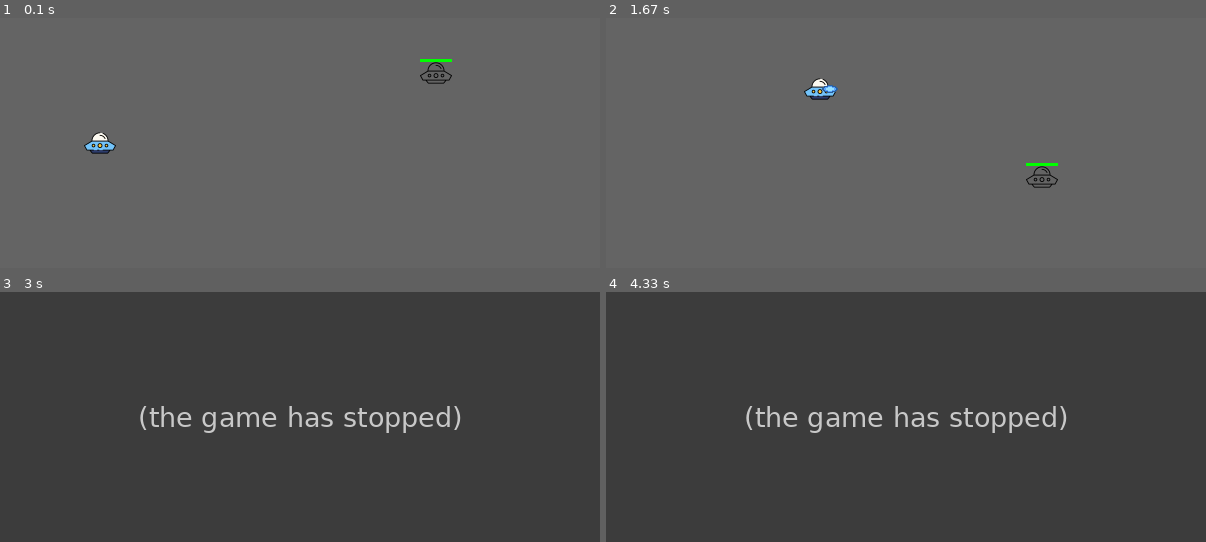
Above: before the commit, frames 1-4 (two rows, left to right).
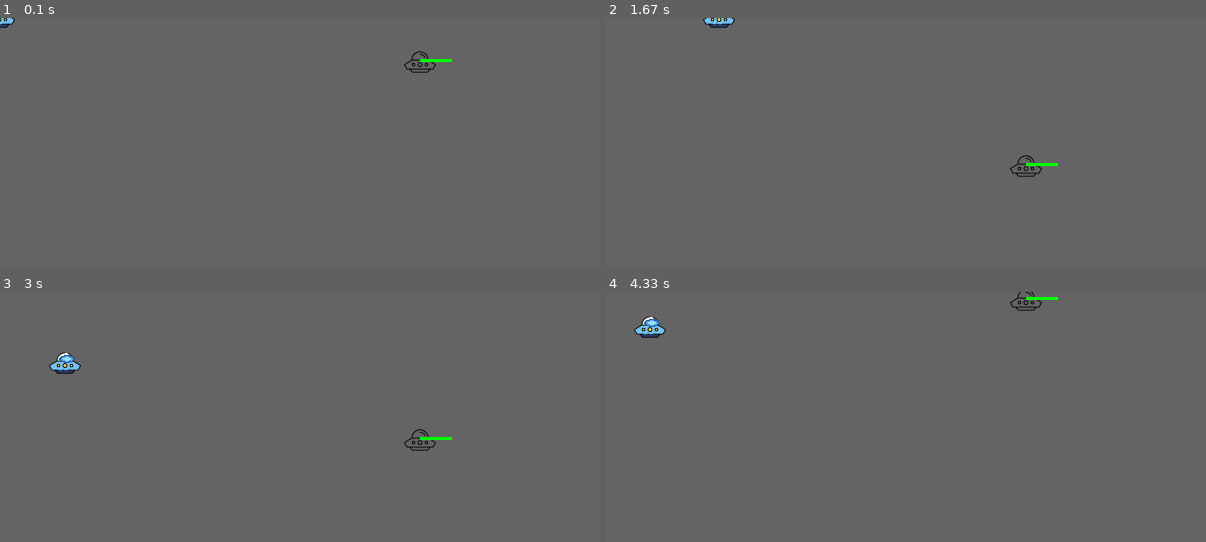
Above: after the commit, the same moments.

Repository: Harrison117/sample_pygame
Game: pygame game, started from main.py
Same seed, same stepped clock (60 frames per second), same inputs: the game is played once before the commit and once after it.
Inputs:
- Up to frame 1 (0.1 s): no input
- Up to frame 2 (1.67 s): tap Space at 0.33 s; hold Right 0.67-1.13 s; hold Up 1.17-1.47 s; hold Right from 1.5 s (still down); tap  at 1.65 s
- Up to frame 3 (3 s): release Right at 1.97 s; hold Left 2-2.53 s; hold 0 2.57-2.87 s; hold Down 2.57-2.87 s; hold Down from 2.9 s (still down)
- Up to frame 4 (4.33 s): tap  at 3.05, 4.22 s; release Down at 3.2 s; hold Left 3.23-3.63 s; hold Up 3.67-4.03 s; hold Right from 4.07 s (still down)

The runs differ from the first frame. In frame 1, 0.7% of the frame differs, in the area x 0-76%, y 0-55%; in frame 2, 0.8%; in frame 3, 100%; in frame 4, 100%, in the area x 0-100%, y 0-100%.
Error before the commit: NameError: name 'test_bar' is not defined (main.py line 23); the game stopped at 2.57 s (later frames are placeholders)

Commit message:
testing; applying SOLID principles

Diff:
--- /dev/null
+++ b/features.txt
@@ -0,0 +1,89 @@
+Project starwish features:
+
+shooter
+
+- themed levels
+    > space/sky (basic mech enemy)
+    > enemy base (basic to elite mech enemy)
+    > vegetation/nature (basic unknown/nature enemy)
+    > ruins (basic to elite various enemy)
+    > ocean/gravity well (basic unknown/nature/mech enemy with environment hazard ie. speed)
+    > desert (basic to elite various enemy with environment hazard ie. HP)
+    > sacred ground/stronghold (intermediate to elite enemy with environment hazard ie. HP, shield)
+
+- level type
+    > side-scrolling
+    > open world level
+
+- ship overload!!!
+
+- ship stats
+    > RPG-style player stats, chance-based crit/graze/miss, entity evasion
+    > ATK affects bullet dmg
+    > DEF affects Ship res, and hp/sp strength
+    > AGI affects atk spd and mov spd
+    > LUCK affects crit chance
+
+- maths...
+    > dmg = bullet dmg * base atk multiplier + ((crit?) * bullet_dmg)
+    > dmg reduction = dmg * resistance(bullet.type)
+    > atk spd = base atk spd * base agi multiplier
+    > mov spd = base mov spd * base agi multiplier * acceleration
+
+- multiple health bars
+    > boss phases
+    > elite Ship shield
+
+- shield on enemy Ships
+
+- modern HUD
+    > ship HP/SP bar
+    > boss HP/SP bar
+    > Weapon tab
+    > attack rate bar
+
+- ship types
+    > common
+    > elite
+    > boss
+    > player
+
+- ship/weapon categories
+    > nature
+    > mech
+    > unknown
+
+- bullet hell
+    > bullets can fire bullets
+    > bullet/ship movement patterns
+
+visual novel
+- character interaction
+- friendship points on characters
+
+miscellaneous
+- settings
+    > music and sound settings
+    > key binding
+    > scroll speed
+
+
+Entity is a base class for most objects used in the game. Entities have hitbox features for collision detection. Handles image and rect (hitbox) updates. Entity can either b a  MECH or NATURE entity.
+
+
+Ship is an Entity that moves, and shoots Bullets using its Weapon. Can collide with other Entities. It's properties/strength are dependent on its given Stats.
+    When it is player-controlled:
+        - player can switch bullets, and control movement
+        - Stats determines player's Ship Strength
+    When it is AI-controlled:
+        - AI fires and moves according to BulletPathPattern and MovementPathPattern, respectively
+        - Stats determines AI's Ship Strength
+
+
+Bullet is an Entity that moves, and damages Ships when it collides with them. Bullet lifespan ends if it goes out of bounds, hits a Ship, or when manually specified. In some cases can also fire Bullets
+
+
+Weapon allows ships to fire. Stores a BulletBuilder to build a specified Bullet for firing.
+
+
+Stats dictate the HP, SP, MS of a Ship, the AS of a Ship's Weapon, and dmg of the Bullet the Ship's Weapon fires.
--- a/main.py
+++ b/main.py
@@ -4,12 +4,6 @@
 from util.director import *
 from util.pygame_config import SCREEN, CLOCK, FPS
 from util.enums import *
-
-# from util.entities import StatusBar
-#
-# test_bar = StatusBar(
-#     color=pygame.Color(0, 255, 0),
-#     size=(32, 5))
 
 
 # game loop
@@ -20,7 +14,7 @@
         if event.type == pygame.KEYDOWN:
 
             if event.key == pygame.K_0:
-                test_bar.update_status_bar(-0.05)
+                pass
 
             if event.key == pygame.K_LEFTBRACKET:
                 FPS = 30
@@ -110,7 +104,6 @@
     enemy_sprite_group.update()
     enemy_sprite_group.draw(SCREEN)
     for enemy in enemy_sprite_group:
-        # enemy.get_hp_bar().update_status_bar()
         pygame.draw.rect(SCREEN, enemy.get_hp_bar().get_color(), enemy.get_hp_bar())
 
     allied_sprite_group.update(enemy_sprite_group)
@@ -118,7 +111,6 @@
     for ally in allied_sprite_group:
         ally.get_weapon().get_bullet_stack().draw(SCREEN)
 
-    # pygame.draw.rect(SCREEN, test_bar.get_color(), test_bar)
 
     # update screen display
     pygame.display.flip()
--- a/util/builder.py
+++ b/util/builder.py
@@ -8,7 +8,7 @@
 
     @abstractmethod
     def set_name(self, name):
-        pass
+        raise NotImplementedError
 
     @abstractmethod
     def set_pygame_img(self, img):
@@ -61,28 +61,29 @@
 
     def set_pygame_img(self, img):
         """
-        todo DEPENDENCIES:
-            - requires initialized entity image
+        todo DEPENDENCIES: requires initialized entity image
         :param pygame.Surface img:
         """
         self._entity.image = img
 
         # todo DEPRECATE x_mid/y_mid (due to minimal usage)
-        self._entity.x_mid = self._entity.image.get_width()//2
-        self._entity.y_mid = self._entity.image.get_height()//2
+        # self._entity.x_mid = self._entity.image.get_width()//2
+        # self._entity.y_mid = self._entity.image.get_height()//2
 
     def set_init_pos(self, x_pos=-1, y_pos=-1):
         """
-
+        todo DEPENDENCIES: requires initialized entity x/y position offset
         :param int x_pos:
         :param int y_pos:
         """
-        if x_pos < 0 and y_pos < 0:
-            self._entity.x_pos = (SCREEN_WIDTH // self._entity.x_pos_off) - self._entity.x_mid
-            self._entity.y_pos = (SCREEN_HEIGHT // self._entity.y_pos_off) - self._entity.y_mid
-        else:
-            self._entity.x_pos = x_pos
-            self._entity.y_pos = y_pos
+        # if x_pos < 0 and y_pos < 0:
+        #     self._entity.x_pos = (SCREEN_WIDTH // self._entity.x_pos_off) - self._entity.x_mid
+        #     self._entity.y_pos = (SCREEN_HEIGHT // self._entity.y_pos_off) - self._entity.y_mid
+        # else:
+        #     self._entity.x_pos = x_pos
+        #     self._entity.y_pos = y_pos
+        self._entity.x_pos = x_pos
+        self._entity.y_pos = y_pos
 
     def set_init_state(self, is_alive=True):
         """
@@ -123,8 +124,7 @@
 
     def set_hit_box(self):
         """
-        todo DEPENDENCIES:
-            - requires an initialized entity image
+        todo DEPENDENCIES: requires an initialized entity image
         """
         self._entity.rect = self._entity.image.get_rect()
         self._entity.rect.center = [
@@ -148,7 +148,7 @@
     def setup_hp_bar(self, status_bar_creator):
         """
 
-        :param StatusBarCreator status_bar_creator:
+        :param StatusBarDirector status_bar_creator:
         """
         self._entity.set_hp_bar(
             status_bar_creator.build_hp_bar(self._entity))
@@ -168,7 +168,7 @@
 
     def set_init_pos(self, x_pos=-1, y_pos=-1):
         """
-
+        todo DEPENDENCIES: requires initialized entity owner and image, entity owner's  x_pos, x_mid
         :param int x_pos:
         :param int y_pos:
         """
--- a/util/director.py
+++ b/util/director.py
@@ -7,7 +7,7 @@
 from util.enums import WeaponType
 
 
-class StatusBarCreator:
+class StatusBarDirector:
     SMALL_TYPE_HEIGHT = 3
 
     @staticmethod
@@ -17,13 +17,23 @@
         builder.set_color(pygame.Color(0, 255, 0))
         builder.set_pos(
             (entity.get_x_pos(), entity.get_y_pos()),
-            y_off=-StatusBarCreator.SMALL_TYPE_HEIGHT)
+            y_off=-StatusBarDirector.SMALL_TYPE_HEIGHT)
         builder.set_size(
-            (entity.get_width(), StatusBarCreator.SMALL_TYPE_HEIGHT))
+            (entity.get_width(), StatusBarDirector.SMALL_TYPE_HEIGHT))
         return builder.build()
 
 
-class PlayerCreator:
+class EntityDirector(object):
+    @abstractmethod
+    def build_entity_asset(self, *args, **kwargs):
+        pass
+
+    @abstractmethod
+    def build_entity_properties(self, *args, **kwargs):
+        pass
+
+
+class PlayerDirector:
     @staticmethod
     def build_player():
         builder = PlayerBuilder()
@@ -57,7 +67,7 @@
              random.choice([-1, 1])))
         builder.set_mov_spd(2)
         builder.set_hit_box()
-        builder.setup_hp_bar(StatusBarCreator())
+        builder.setup_hp_bar(StatusBarDirector())
         return builder.build()
 
 
@@ -81,13 +91,13 @@
         builder.set_owner(entity)
         builder.set_weapon_type(def_weapon_type)
         builder.set_pygame_img(def_image)
+        builder.set_hit_box()
         builder.set_init_pos()
         builder.set_init_mov_accel(def_accel)
         builder.set_mov_spd(def_mov_spd)
         builder.set_init_state()
         builder.set_dmg(def_dmg)
         builder.set_atk_spd(def_atk_spd)
-        builder.set_hit_box()
         builder.set_sound(def_sound)
         return builder.build()
 
@@ -156,7 +166,7 @@
             return self.build_player_laser_bullet(entity)
 
 
-PLAYER = PlayerCreator().build_player()
+PLAYER = PlayerDirector().build_player()
 ENEMY = EnemyCreator().build_basic_enemy()
 
 allied_sprite_group = pygame.sprite.Group()
Not shown, changed: todo.txt
